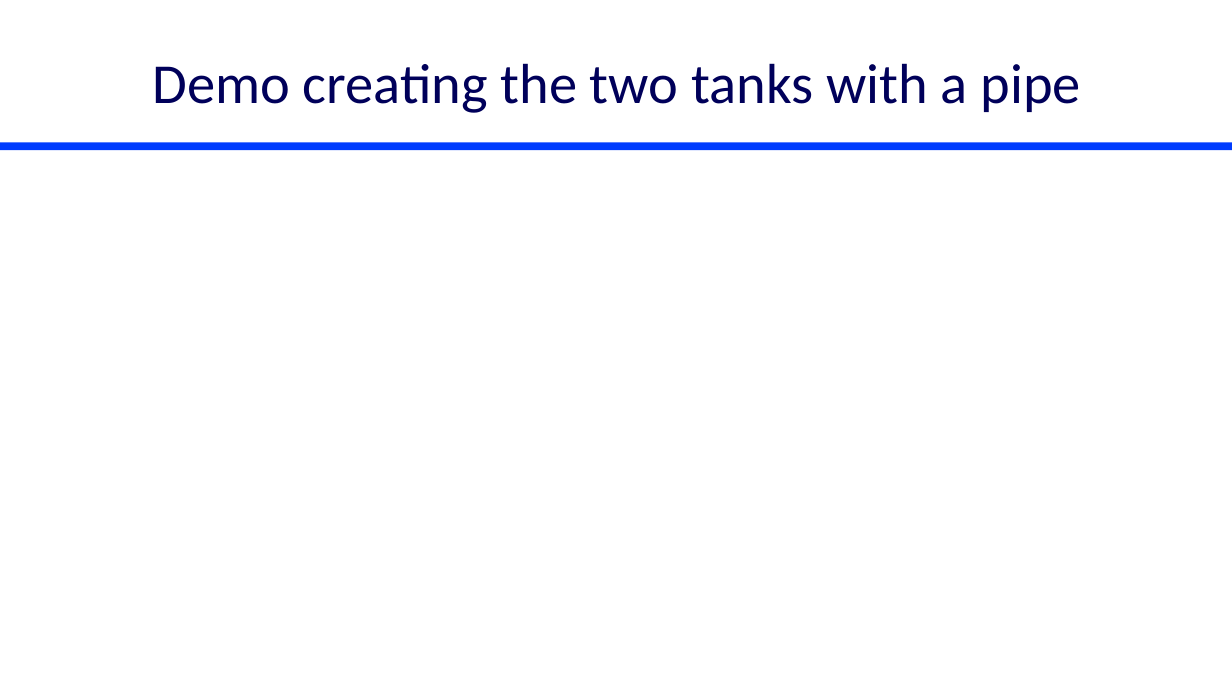
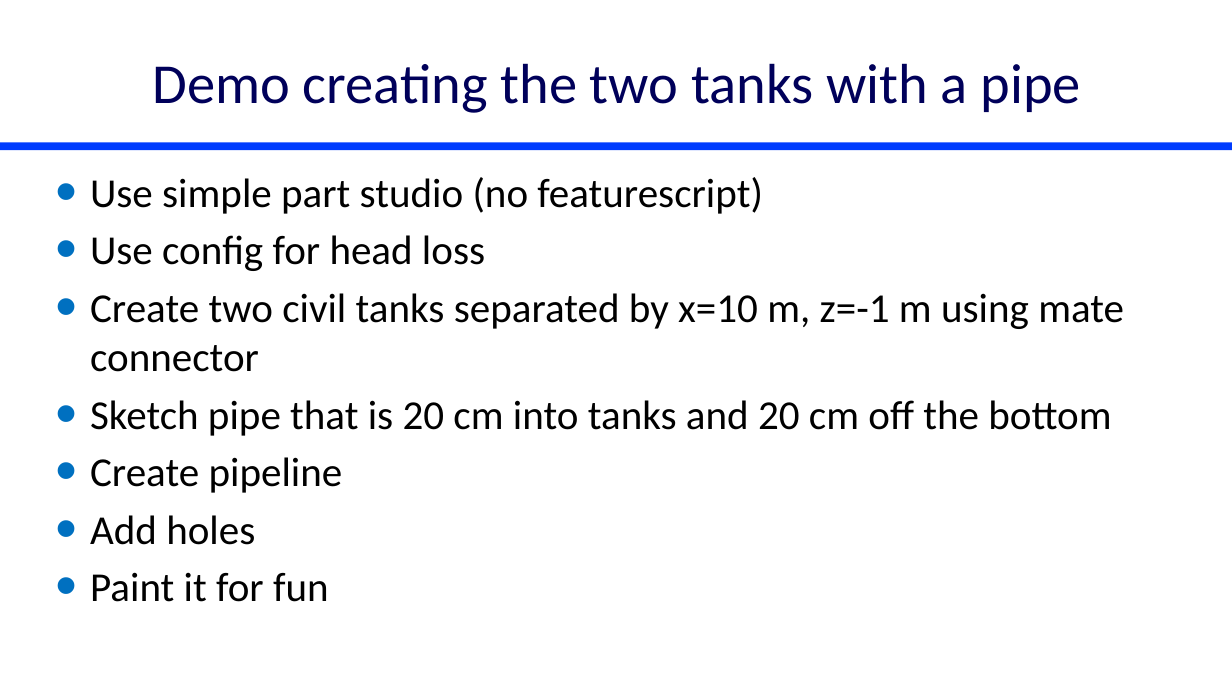
Before and after one commit to monroews/CEE4520Lectures, a slide deck: slide 9 of Discussions/Head Loss.pptx (slide 6 before the commit). Drawn at 1232x693 pixels with LibreOffice and Linux fonts; fonts in the diff are those of the drawing. Boxes give left, top, right and bottom in pixels: in the first picture for what was removed or moved away, otherwise in the second. Text is boxed around its words. In the diff, an @@ line names an element or a change of style, - is before the commit and + after.

```diff
--- a/Discussions/Head Loss.pptx
+++ b/Discussions/Head Loss.pptx
@@ text added at bbox=[90, 177, 1124, 602], 32 pt, text #000000 @@
+• Use simple part studio (no featurescript)
+• Use config for head loss
+• Create two civil tanks separated by x=10 m, z=-1 m using mate connector
+• Sketch pipe that is 20 cm into tanks and 20 cm off the bottom
+• Create pipeline
+• Add holes
+• Paint it for fun
```
Also in this commit, not shown: 1 other slide changed, 3 slides added, 8 other files.
